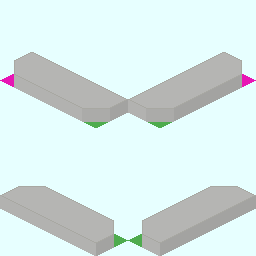
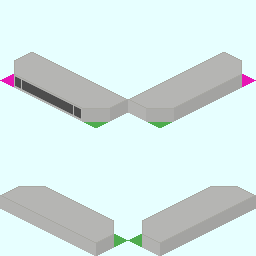
Two versions of the same layered image (256x256). Layer-by-layer changes:
painted on "Base_Plate_1x3.png" over (15, 76, 81, 119)
